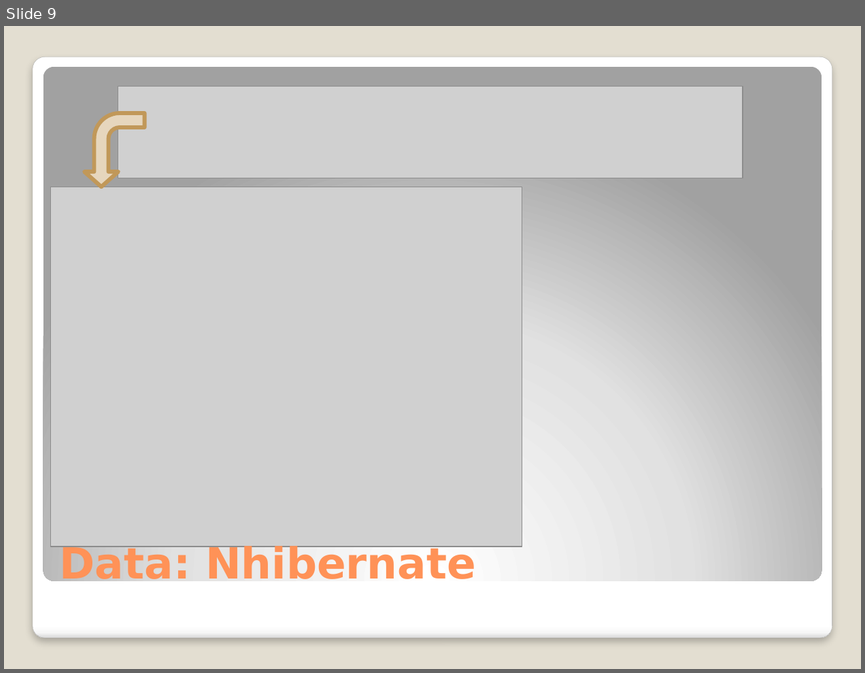
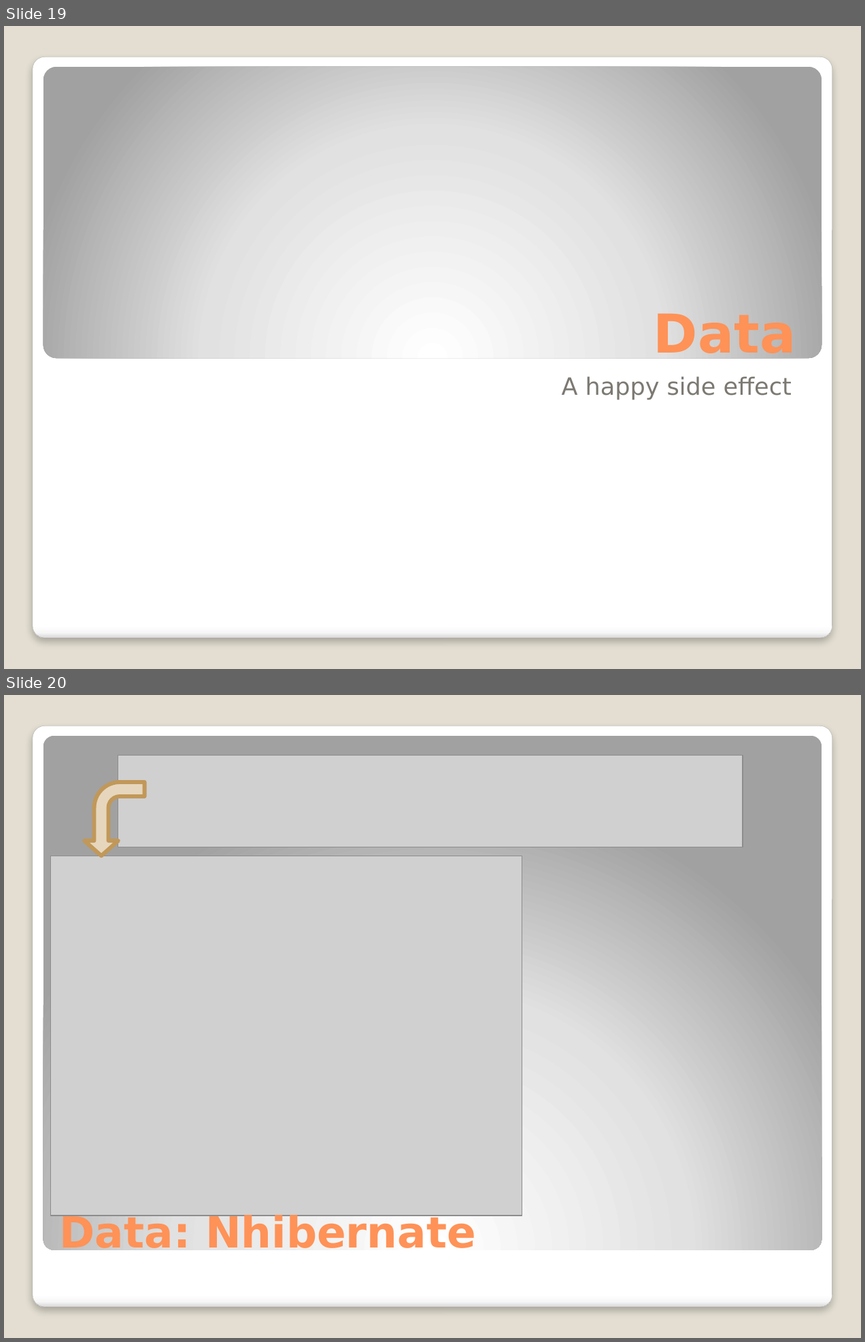
Before and after one commit to michelgrootjans/dkvlessonslearned, a slide deck: slides/Technical Session/Lessons learned.pptx. Shown one above the other, each under a label of ours: slide 9 before the commit, slides 19 and 20 after it. The pictures are 865x673 and 865x1342 pixels, drawn with LibreOffice and Linux fonts; fonts in the diff are those of the drawing; grey boxes stand for pictures. Boxes give left, top, right and bottom in pixels: in the first picture for what was removed or moved away, otherwise in the second. Text is boxed around its words. In the diff, an @@ line names an element or a change of style, - is before the commit and + after.

```diff
--- a/slides/Technical Session/Lessons learned.pptx
+++ b/slides/Technical Session/Lessons learned.pptx
@@ slide 19 added at box(4, 26, 861, 669), background #E3DED1; not listed: 1 template element that a slide beside it also shows @@
@@ rounded rectangle added at box(43, 66, 821, 358), fill gradient #FFFFFF to #E1E1E1 to #A2A2A2 @@
@@ title added at box(653, 310, 796, 364), 45 pt, text #FF9258, bold @@
+Data
@@ subtitle added at box(562, 376, 791, 399), 20 pt, text #7C7A72 @@
+A happy side effect
@@ what was slide 9 is now slide 20 @@
```
Also in this commit, not shown: 5 slides changed, 14 other slides added, 1 slide removed, 3 other files.
